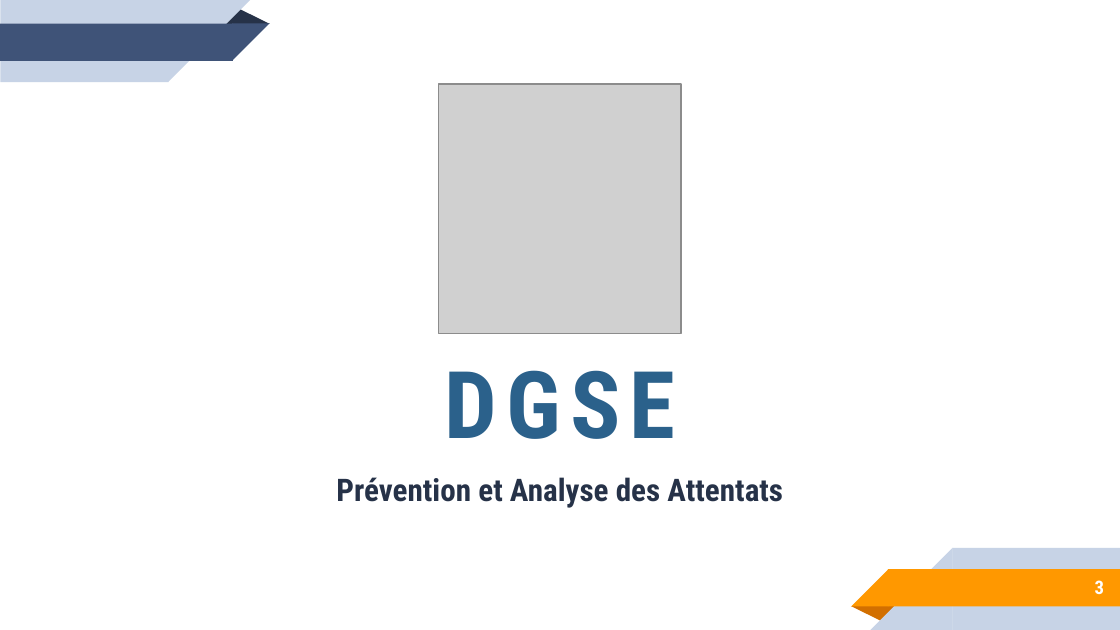
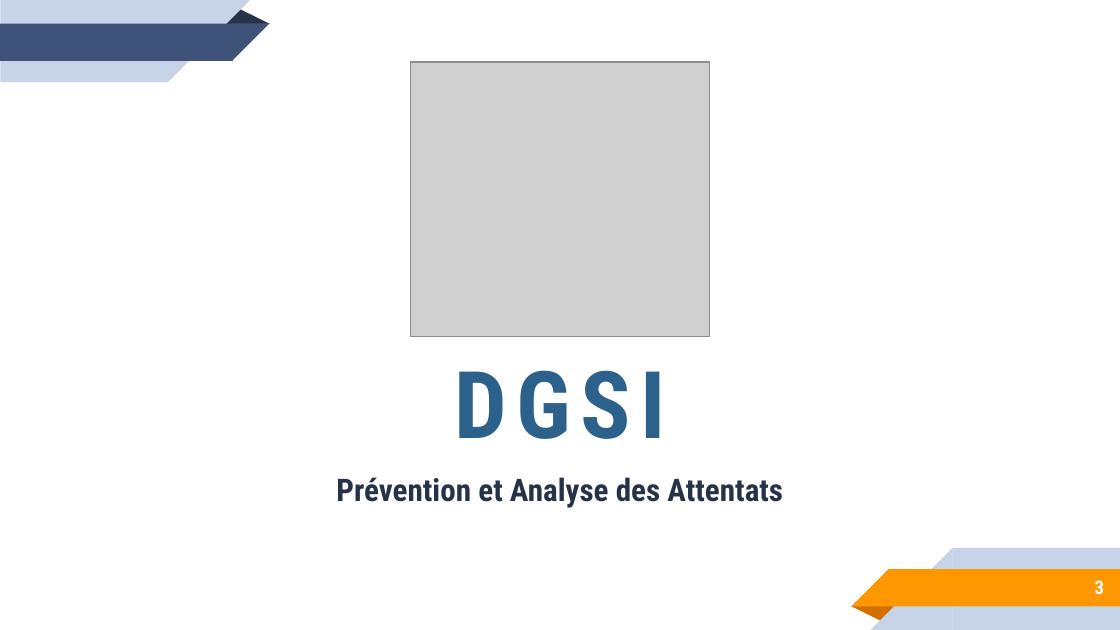
Before and after one commit to gtandu/testBi, a slide deck: slide 3 of doc/Soutenance EDD.pptx. Drawn at 1120x630 pixels with LibreOffice and Linux fonts; fonts in the diff are those of the drawing; grey boxes stand for pictures. Boxes give left, top, right and bottom in pixels: in the first picture for what was removed or moved away, otherwise in the second. Text is boxed around its words. In the diff, an @@ line names an element or a change of style, - is before the commit and + after.

```diff
--- a/doc/Soutenance EDD.pptx
+++ b/doc/Soutenance EDD.pptx
@@ picture resized from (x1=439, y1=84, x2=681, y2=334) to (x1=410, y1=62, x2=709, y2=336) @@
@@ title at (x1=454, y1=370, x2=665, y2=439): text changed @@
-DGSE
+DGSI
```
Also in this commit, not shown: 1 other slide changed, 3 slides added, 1 other file.
